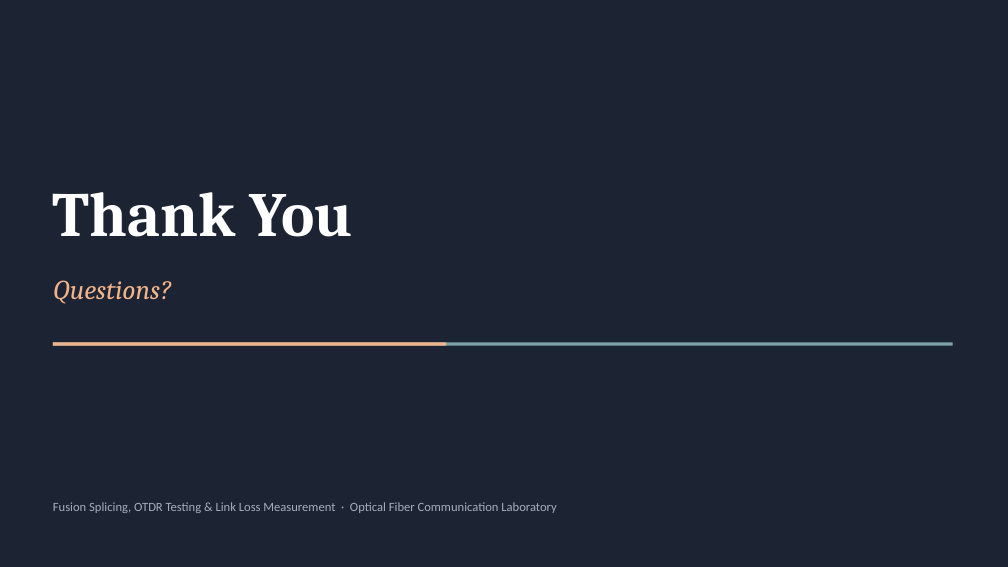
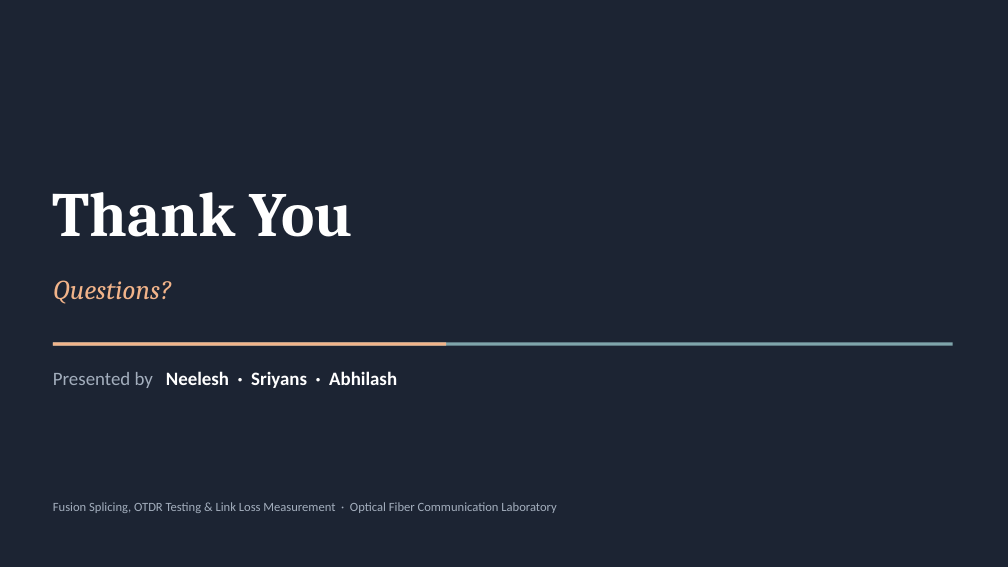
Before and after one commit to sriyansv/gemsontop, a slide deck: slide 16 of Fiber_Optic_Lab_Output/Fiber_Optic_Splicing_OTDR_Link_Loss.pptx (slide 14 before the commit). Drawn at 1008x567 pixels with LibreOffice and Linux fonts; fonts in the diff are those of the drawing. Boxes give left, top, right and bottom in pixels: in the first picture for what was removed or moved away, otherwise in the second. Text is boxed around its words. In the diff, an @@ line names an element or a change of style, - is before the commit and + after.

```diff
--- a/Fiber_Optic_Lab_Output/Fiber_Optic_Splicing_OTDR_Link_Loss.pptx
+++ b/Fiber_Optic_Lab_Output/Fiber_Optic_Splicing_OTDR_Link_Loss.pptx
@@ text added at bbox=[53, 371, 397, 388], 18 pt, text #FFFFFF, bold @@
+Presented by Neelesh · Sriyans · Abhilash
```
Also in this commit, not shown: 1 other slide changed, 4 slides added, 2 slides removed, 12 other files.
